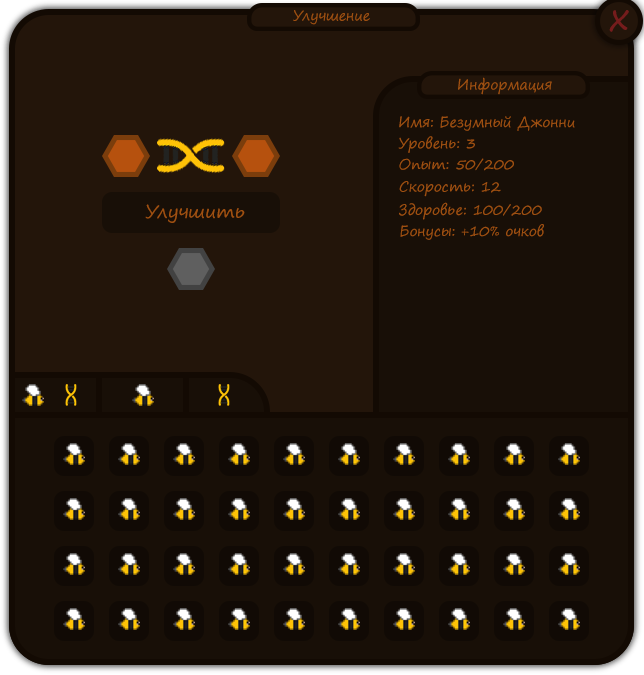
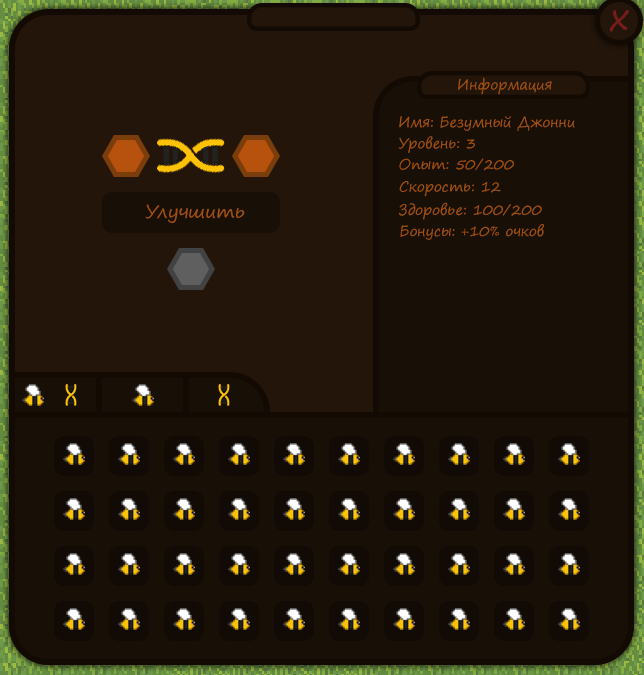
Revision of a layered 644×675 image; what changed, layer by layer:
hid "title" over 293, 10, 370, 25
showed "grass copy" over 0, 0, 644, 675
